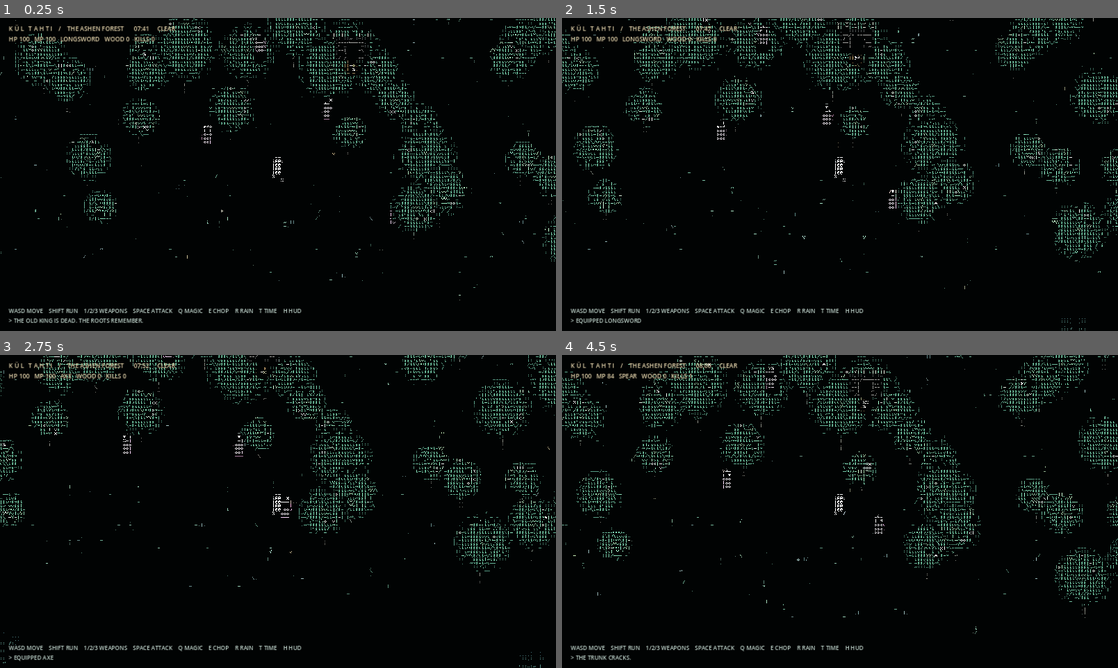
Above: before the commit, frames 1-4 (two rows, left to right).
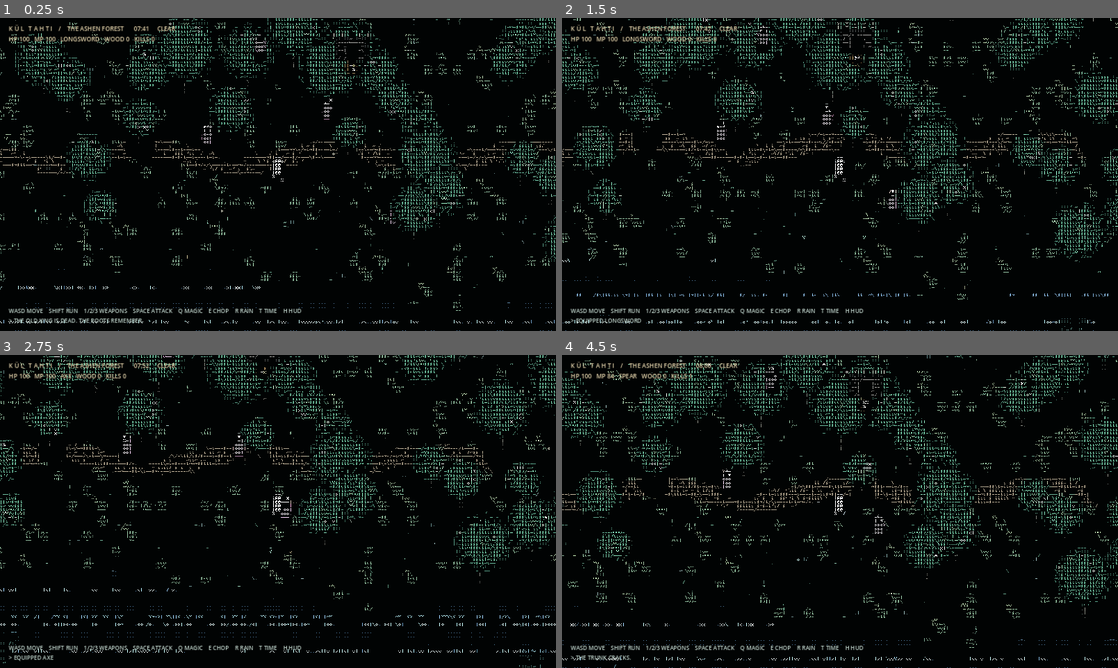
Above: after the commit, the same moments.

Repository: furkhans4o4-create/KUL-TAHTI
Game: Godot game, scene res://scenes/main.tscn
Same seed, same stepped clock (60 frames per second), same inputs: the game is played once before the commit and once after it.
Inputs:
- Up to frame 1 (0.25 s): no input
- Up to frame 2 (1.5 s): tap Enter at 0.5 s; hold D 0.53-1.28 s; hold Shift 0.53-1.28 s; tap Space at 0.77 s; hold S from 1.28 s (still down); tap 1 at 1.35 s
- Up to frame 3 (2.75 s): tap Space at 1.52 s; release S at 2.03 s; hold D from 2.03 s (still down); tap 2 at 2.1 s
- Up to frame 4 (4.5 s): release D at 2.78 s; hold W 2.78-3.53 s; tap 3 at 2.85 s; tap Space at 3.02, 3.77 s; hold A from 3.53 s (still down); tap Q at 3.6 s; tap E at 4.35 s

The runs differ from the first frame. In frame 1, 1.7% of the frame differs, in the area x 0-100%, y 0-100%; in frame 2, 1.6%; in frame 3, 1.7%, in the area x 0-100%, y 0-98%; in frame 4, 1.7%.

Commit message:
Restore readable forest floor and properly tile river ripples over visible viewport

Diff:
--- a/scripts/forest.gd
+++ b/scripts/forest.gd
@@ -219,15 +219,15 @@
             if world.y>_bank(world.x): continue
             var hash := fposmod(sin(float(gx)*77.21+float(gy)*13.61)*43758.55,1.0)
             var screen_pos:=_screen(world,center)
-            if hash>.91:
-                draw_circle(screen_pos+Vector2(15,16),12,_col(Color("20382d"),0.34))
-            if hash>.92:
-                draw_circle(screen_pos,8,_col(Color("33523a"),0.27))
+            if hash>.74:
+                draw_circle(screen_pos+Vector2(15,16),13,_col(Color("577a58"),0.82))
+            if hash>.89:
+                draw_circle(screen_pos,9,_col(Color("6f855d"),0.85))
     var path_sp:=_screen(Vector2(1590,760),center)
     for i in range(150):
         var q := Vector2(path_sp.x + (float(i)-75)*9, path_sp.y + 17*sin(float(i)*0.13))
         if _in(q,size,70):
-            draw_circle(q,23,_col(Color("514936"),0.12))
+            draw_circle(q,23,_col(Color("817457"),0.68))
 
 func _river(size: Vector2,center: Vector2)->void:
     var offset := hero-center
@@ -238,15 +238,23 @@
         var x := float(i)*size.x/65.0
         poly.append(Vector2(x,_bank(x+offset.x)-offset.y))
     draw_colored_polygon(poly,_col(Color("071827"),0.90))
-    for i in range(450):
-        var wx: float = floor(offset.x/15.0)*15.0+float(i%110)*15.0
-        var wy: float = floor(offset.y/16.0)*16.0+float(i/110)*16.0
-        var sy: float=wy-offset.y
-        var sx: float=wx-offset.x
-        if wy<_bank(wx)+5: continue
-        if sy<-30 or sy>size.y+20 or sx<-30 or sx>size.x+30: continue
-        var wav := 4.0*sin(wx*0.025+timer*1.8+wy*0.012)
-        draw_line(Vector2(sx+wav,sy),Vector2(sx+wav+10.0+4*sin(timer+wx*.2),sy),_col(Color("79b0bb"),0.9),1.8)
+    # Every visible row must be sampled. Previous prototype covered only the
+    # first 80px of the screen, so the river looked like an empty black void.
+    var cols: int = int(ceil(size.x / 24.0)) + 2
+    var rows: int = int(ceil(size.y / 20.0)) + 2
+    for yy in range(rows):
+        for xx in range(cols):
+            var wx: float = floor(offset.x / 24.0) * 24.0 + float(xx) * 24.0
+            var wy: float = floor(offset.y / 20.0) * 20.0 + float(yy) * 20.0
+            if wy < _bank(wx) + 7.0:
+                continue
+            var sx: float = wx - offset.x
+            var sy: float = wy - offset.y
+            var variation: float = fposmod(sin(wx*0.193 + wy*0.355) * 9123.35, 1.0)
+            if variation < 0.30:
+                continue
+            var wav: float = 5.0*sin(wx * 0.028 + timer * 1.7 + wy * 0.018)
+            draw_line(Vector2(sx+wav, sy), Vector2(sx+wav+10.0+variation*11.0, sy), _col(Color("8ebdcf"), 1.15), 2.8)
     # Reflections are mirrored and displaced silhouettes of nearby trees.
     for t in trees:
         var p: Vector2=t["p"]
